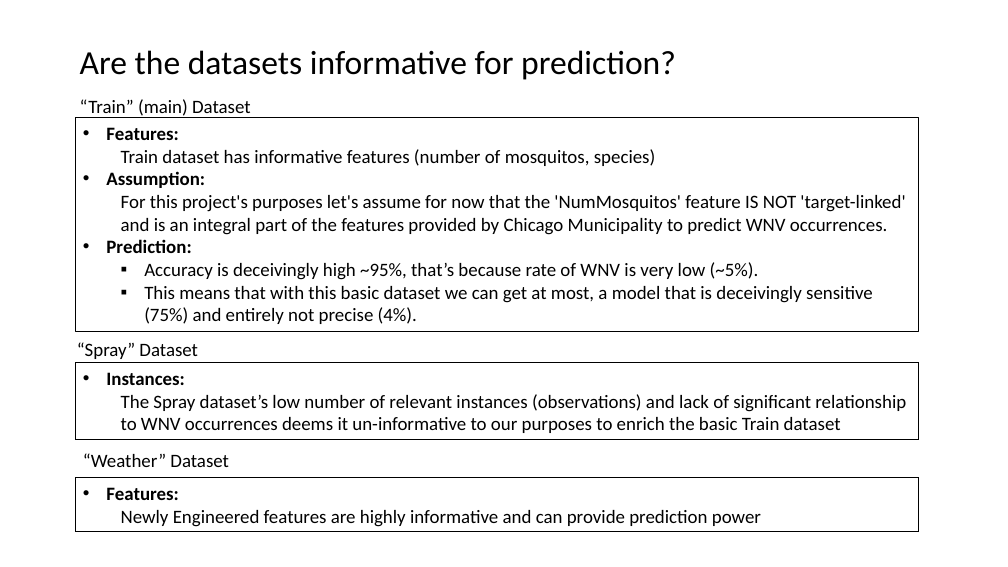
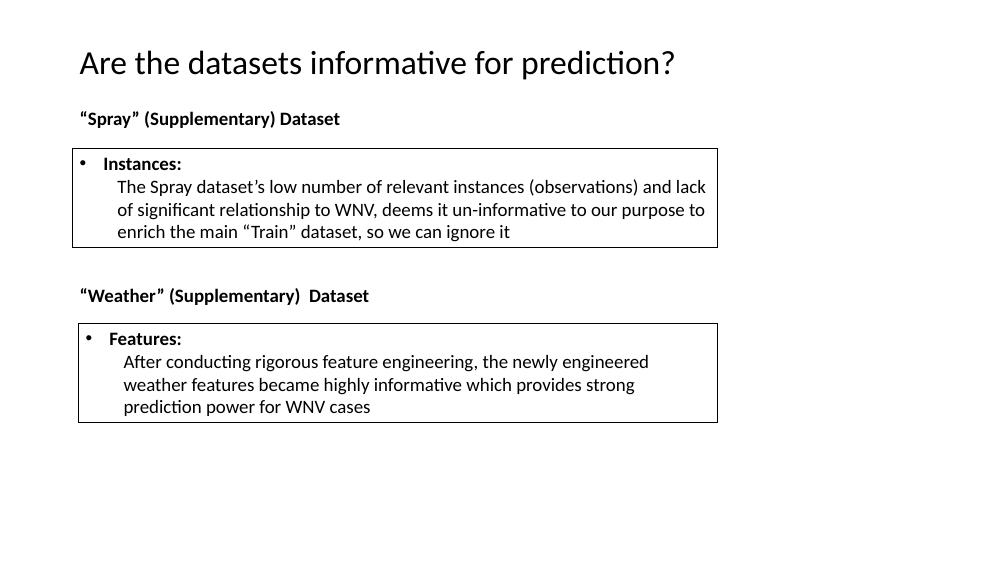
Before and after one commit to Erolino/WestNileVirus_Detection, a slide deck: slide 5 of WNV_Detection_Biz_Deck.pptx. Drawn at 1008x567 pixels with LibreOffice and Linux fonts; fonts in the diff are those of the drawing. Boxes give left, top, right and bottom in pixels: in the first picture for what was removed or moved away, otherwise in the second. Text is boxed around its words. In the diff, an @@ line names an element or a change of style, - is before the commit and + after.

```diff
--- a/WNV_Detection_Biz_Deck.pptx
+++ b/WNV_Detection_Biz_Deck.pptx
@@ rectangle removed at <box>76,118,920,332</box> @@
-• Features:
-  Train dataset has informative features (number of mosquitos, species)
-• Assumption:
-  For this project's purposes let's assume for now that the 'NumMosquitos' feature IS NOT 'target-linked' and is an integral part of the features provided by Chicago Municipality to predict WNV occurrences.
-• Prediction:
-  ▪ Accuracy is deceivingly high ~95%, that’s because rate of WNV is very low (~5%).
-  ▪ This means that with this basic dataset we can get at most, a model that is deceivingly sensitive (75%) and entirely not precise (4%).
@@ text at <box>80,111,340,128</box>: text changed; bold on @@
-“Spray” Dataset
+“Spray” (Supplementary) Dataset
@@ text removed at <box>80,99,251,118</box> @@
-“Train” (main) Dataset
@@ rectangle "Instances:": place and size @@
-rectangle "Instances:" at <box>76,363,920,439</box>
+rectangle "Instances:" at <box>73,148,718,247</box>
@@ text in rectangle at <box>117,179,706,242</box>: text changed @@
-  The Spray dataset’s low number of relevant instances (observations) and lack of significant relationship to WNV occurrences deems it un-informative to our purposes to enrich the basic Train dataset
+  The Spray dataset’s low number of relevant instances (observations) and lack of significant relationship to WNV, deems it un-informative to our purpose to enrich the main “Train” dataset, so we can ignore it
@@ text at <box>80,288,369,305</box>: text changed; bold on @@
-“Weather” Dataset
+“Weather” (Supplementary) Dataset
@@ rectangle "Features:": place and size @@
-rectangle "Features:" at <box>76,478,920,532</box>
+rectangle "Features:" at <box>79,324,718,423</box>
@@ text in rectangle at <box>124,355,649,416</box>: text changed @@
-  Newly Engineered features are highly informative and can provide prediction power
+  After conducting rigorous feature engineering, the newly engineered weather features became highly informative which provides strong prediction power for WNV cases
```
Also in this commit, not shown: 3 other slides changed, 1 other file.
